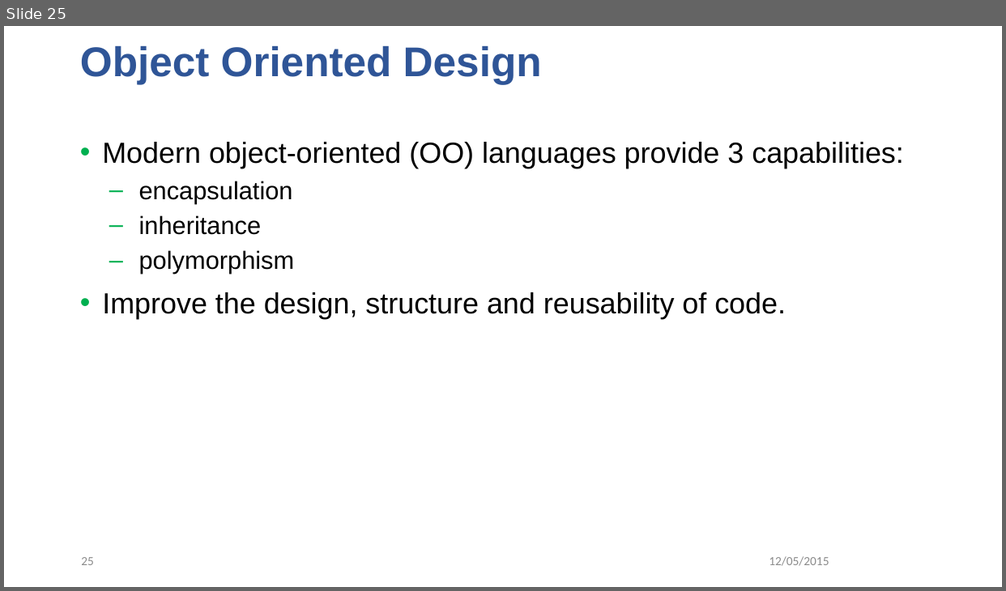
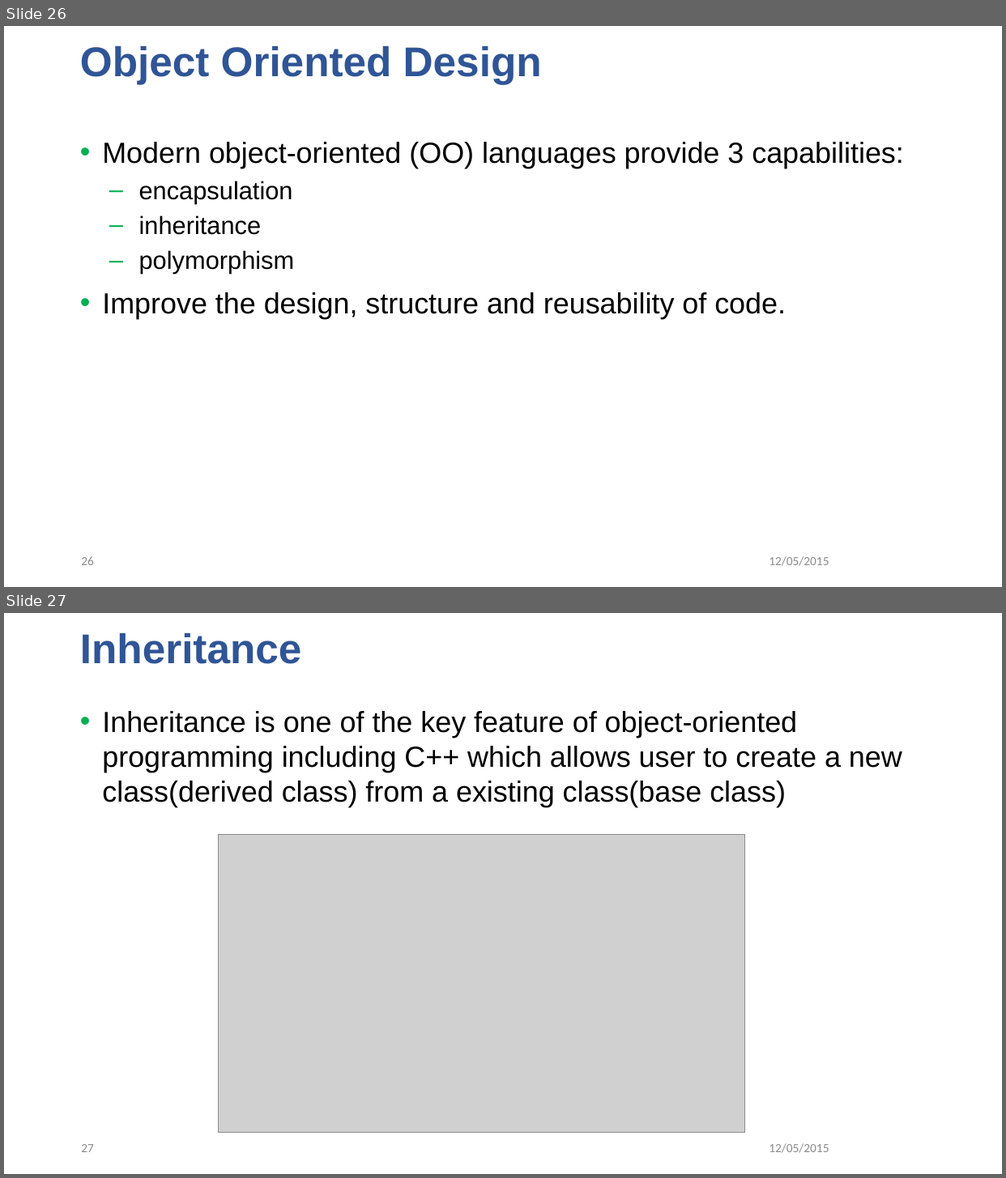
Before and after one commit to sherkarsl/ARTC-Design-Pattern, a slide deck: Design_pattern.pptx. Shown one above the other, each under a label of ours: slide 25 before the commit, slides 26 and 27 after it. The pictures are 1006x591 and 1006x1178 pixels, drawn with LibreOffice and Linux fonts; fonts in the diff are those of the drawing; grey boxes stand for pictures; background and template pictures are left out. Boxes give left, top, right and bottom in pixels: in the first picture for what was removed or moved away, otherwise in the second. Text is boxed around its words. In the diff, an @@ line names an element or a change of style, - is before the commit and + after.

Commit message:
Changes for revision with inheritance

```diff
--- a/Design_pattern.pptx
+++ b/Design_pattern.pptx
@@ slide 27 added at [4,613,1002,1174], background #FFFFFF @@
@@ title added at [80,633,302,664], 40 pt, text #2F5597, bold @@
+Inheritance
@@ text added at [102,711,902,807], 28 pt, text #000000 @@
+• Inheritance is one of the key feature of object-oriented programming including C++ which allows user to create a new class(derived class) from a existing class(base class)
@@ picture added at [218,835,745,1133] @@
@@ page number added at [81,1144,94,1152], 12 pt, text #8C8C8C @@
+27
@@ text added at [769,1144,829,1153], 12 pt, text #8C8C8C @@
+12/05/2015
@@ what was slide 25 is now slide 26 @@
@@ page number at [81,557,94,565]: text changed @@
-25
+26
```
Also in this commit, not shown: 10 slides changed, 3 other slides added, 20 other files.
